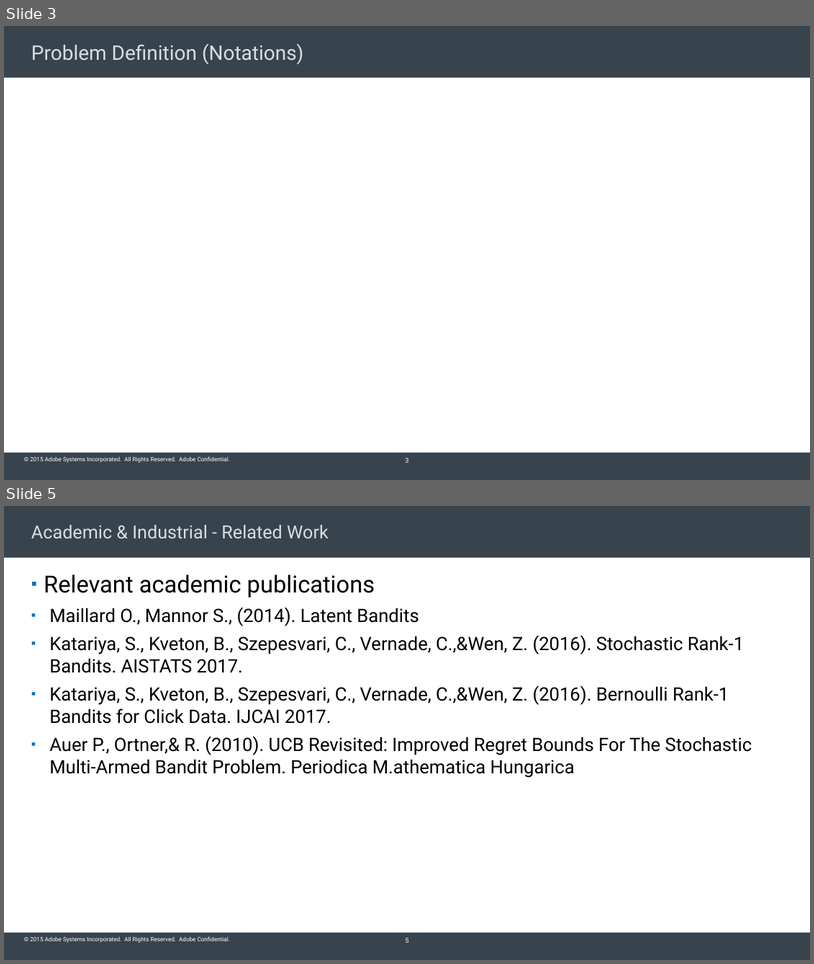
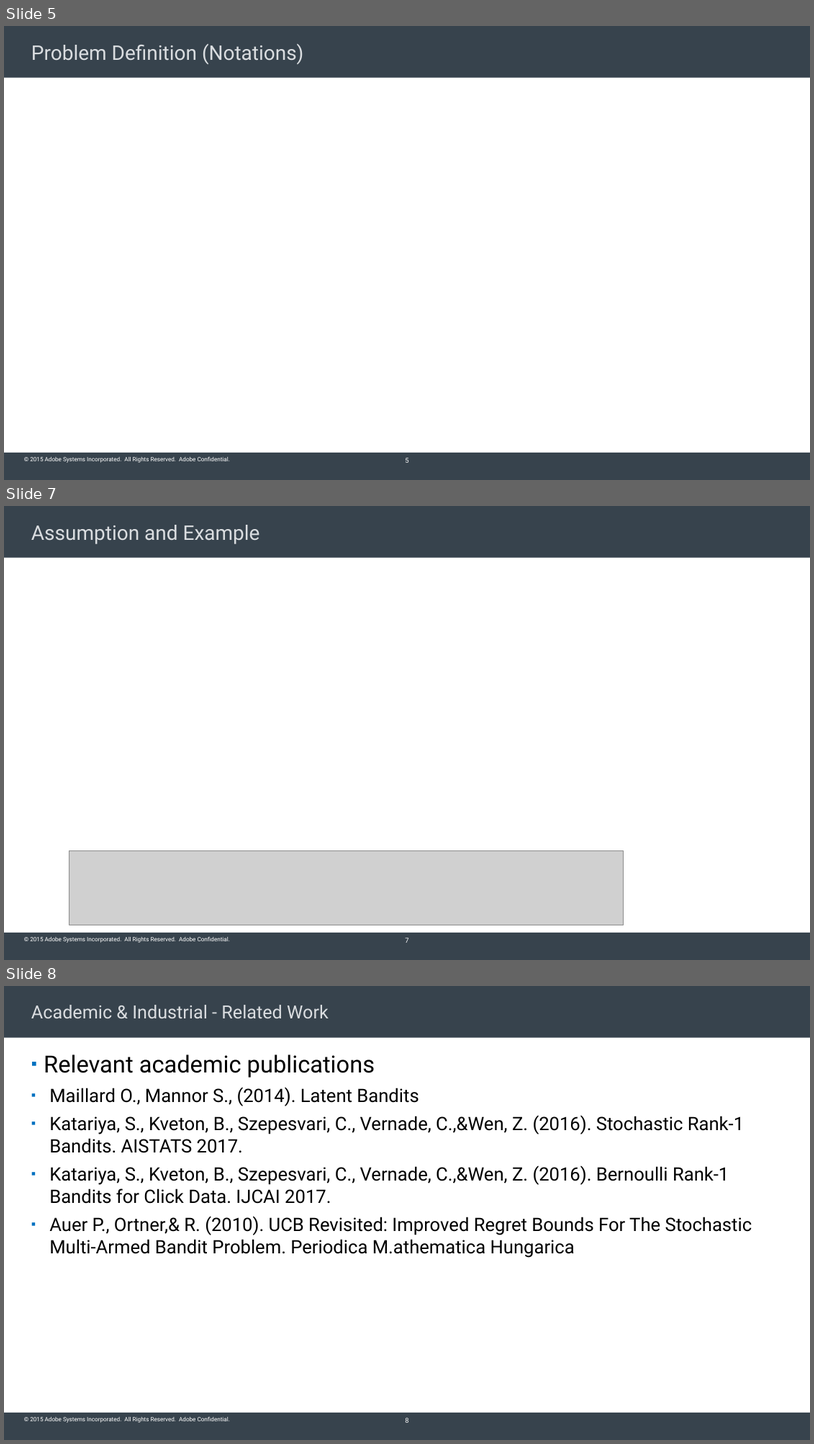
Before and after one commit to Subhojyoti/Adobe_Intern, a slide deck: Adobe PPT/Subho_Inception_talk.pptx. Shown one above the other, each under a label of ours: slides 3 and 5 before the commit, slides 5, 7 and 8 after it; the slides between them are not shown. The pictures are 814x964 and 814x1444 pixels, drawn with LibreOffice and Linux fonts; fonts in the diff are those of the drawing; grey boxes stand for pictures; background and template pictures are left out. Boxes give left, top, right and bottom in pixels: in the first picture for what was removed or moved away, otherwise in the second. Text is boxed around its words. In the diff, an @@ line names an element or a change of style, - is before the commit and + after.

```diff
--- a/Adobe PPT/Subho_Inception_talk.pptx
+++ b/Adobe PPT/Subho_Inception_talk.pptx
@@ slide 7 added at <box>4,506,810,960</box>, background #FFFFFF; not listed: 3 template elements that a slide beside it also shows @@
@@ title added at <box>31,525,260,544</box>, 24 pt, text #DADDE0 @@
+Assumption and Example
@@ picture added at <box>69,850,623,924</box> @@
@@ page number added at <box>405,937,409,942</box>, 8 pt, text #FFFFFF @@
+7
@@ what was slide 3 is now slide 5 @@
@@ page number at <box>405,457,409,462</box>: text changed @@
-3
+5
@@ what was slide 5 is now slide 8 @@
@@ page number at <box>405,1417,409,1422</box>: text changed @@
-5
+8
```
Also in this commit, not shown: 2 slides changed, 2 other slides added, 6 other files.
